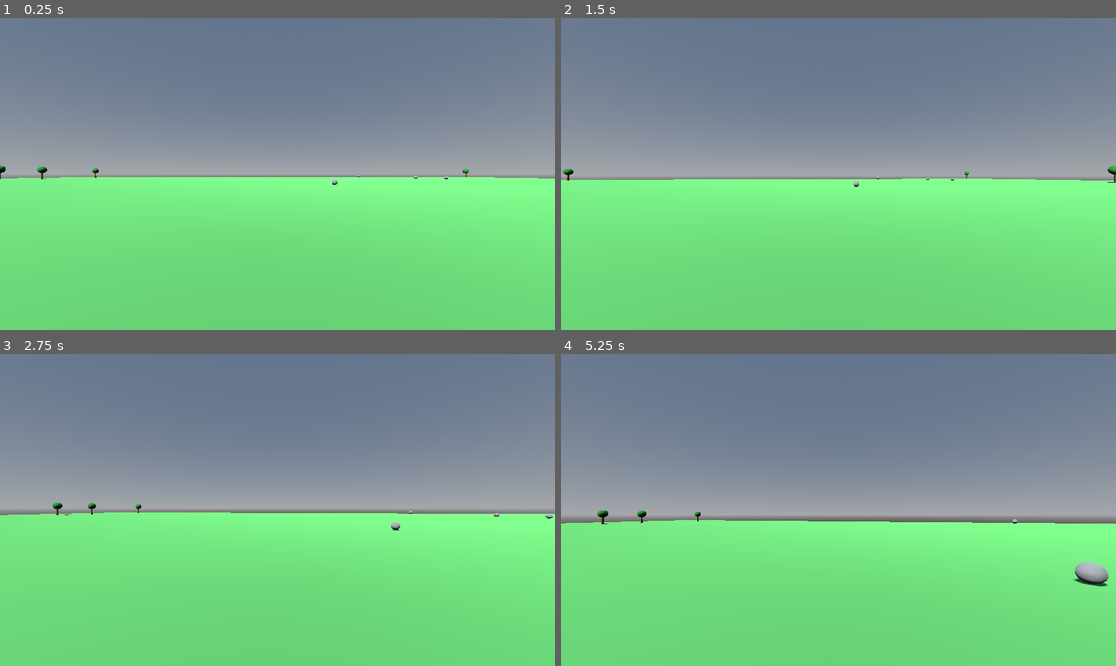
Above: before the commit, frames 1-4 (two rows, left to right).
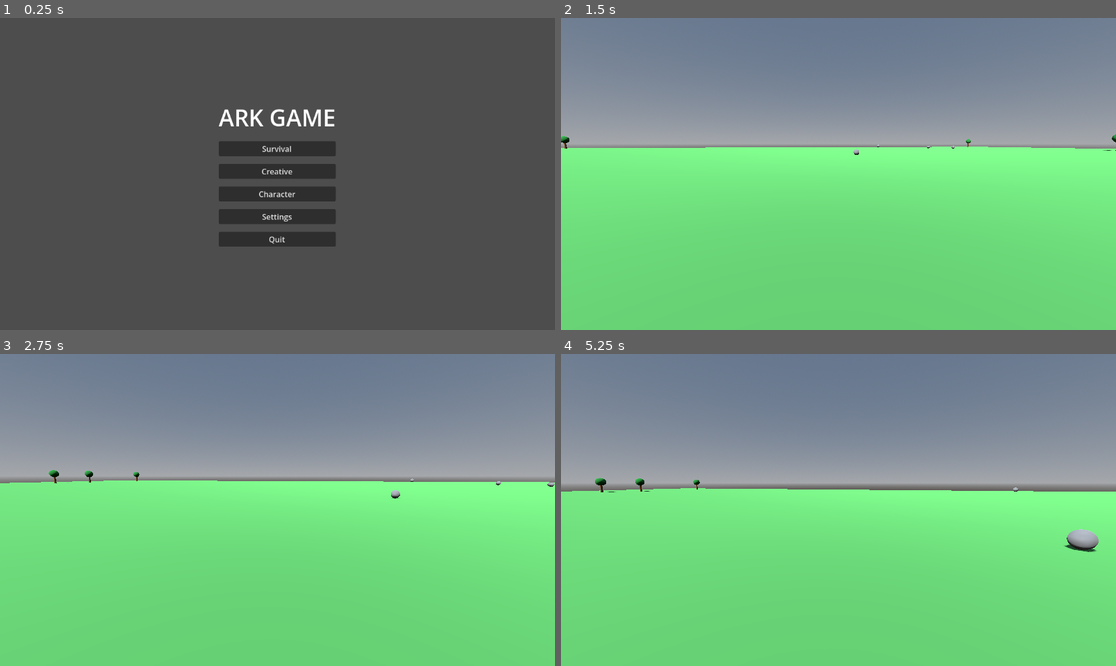
Above: after the commit, the same moments.

Repository: DanielSwick/ark-game
Game: Godot game, scene res://title_screen.tscn
Same seed, same stepped clock (60 frames per second), same inputs: the game is played once before the commit and once after it. Before the commit the project starts from res://main.tscn.
Inputs (mouse positions are in pixels of both pictures, inside the frame that each line leads up to):
- Up to frame 1 (0.25 s): no input
- Up to frame 2 (1.5 s): click (838, 149) at 0.5 s, where only the run after the commit has a clickable "Survival"; tap Enter at 1.25 s; move the mouse to (866, 174) at 1.27 s; hold W from 1.28 s (still down); hold Shift from 1.28 s (still down)
- Up to frame 3 (2.75 s): keep holding W; tap Space at 1.52, 1.55, 1.82, 2.1, 2.27, 2.57 s; move the mouse to (249, 510) at 2.02 s; release Shift at 2.03 s; tap Shift at 2.3 s
- Up to frame 4 (5.25 s): keep holding W; move the mouse to (849, 503) at 2.77 s; hold Shift 2.78-3.53 s; tap Space at 3.05, 3.77, 4.07 s; move the mouse to (832, 516) at 3.52 s; tap Shift at 3.6, 5.1 s; move the mouse to (877, 513) at 4.27 s; hold Space 4.28-5.03 s; move the mouse to (794, 506) at 5.02 s

The runs differ from the first frame. In frame 1, 100% of the frame differs, in the area x 0-100%, y 0-100%; in frame 2, 14%; in frame 3, 14%; in frame 4, 15%.

Commit message:
Milestone 3: title screen with Survival/Creative, Settings, Character menus
Adds a real front-end: title_screen.tscn is now the game's starting
scene instead of dropping straight into the world. Survival and
Creative buttons set the mode and load main.tscn; Character opens a
color picker for the player (stored in Global, not yet drawn on the
player model - there's no visible body mesh until third-person camera
work lands); Settings has a mouse-sensitivity slider that now actually
drives player.gd's look speed instead of a hardcoded constant.

Global is a new autoload (project.godot) holding the chosen mode,
color, and sensitivity so they survive scene changes.

Creative mode is the first real gameplay difference: player.gd now
splits movement into _move_survival (unchanged - gravity/jump) and
_move_creative (free flight, Space up / Shift down, no gravity),
picked at runtime from Global.mode.

Diff:
--- /dev/null
+++ b/character_menu.gd
@@ -0,0 +1,15 @@
+extends Control
+
+@onready var color_picker: ColorPickerButton = $CenterContainer/VBoxContainer/ColorPickerButton
+@onready var preview: ColorRect = $CenterContainer/VBoxContainer/Preview
+
+func _ready() -> void:
+	color_picker.color = Global.player_color
+	preview.color = Global.player_color
+
+func _on_color_picker_button_color_changed(color: Color) -> void:
+	Global.player_color = color
+	preview.color = color
+
+func _on_back_pressed() -> void:
+	get_tree().change_scene_to_file("res://title_screen.tscn")
--- /dev/null
+++ b/character_menu.tscn
@@ -0,0 +1,51 @@
+[gd_scene load_steps=2 format=3]
+
+[ext_resource type="Script" path="res://character_menu.gd" id="1"]
+
+[node name="CharacterMenu" type="Control"]
+layout_mode = 3
+anchors_preset = 15
+anchor_right = 1.0
+anchor_bottom = 1.0
+grow_horizontal = 2
+grow_vertical = 2
+script = ExtResource("1")
+
+[node name="CenterContainer" type="CenterContainer" parent="."]
+layout_mode = 1
+anchors_preset = 15
+anchor_right = 1.0
+anchor_bottom = 1.0
+grow_horizontal = 2
+grow_vertical = 2
+
+[node name="VBoxContainer" type="VBoxContainer" parent="CenterContainer"]
+layout_mode = 2
+theme_override_constants/separation = 16
+alignment = 1
+
+[node name="Title" type="Label" parent="CenterContainer/VBoxContainer"]
+layout_mode = 2
+theme_override_font_sizes/font_size = 36
+text = "Choose Your Look"
+horizontal_alignment = 1
+
+[node name="Preview" type="ColorRect" parent="CenterContainer/VBoxContainer"]
+custom_minimum_size = Vector2(120, 120)
+layout_mode = 2
+size_flags_horizontal = 4
+color = Color(0.2, 0.6, 0.9, 1)
+
+[node name="ColorPickerButton" type="ColorPickerButton" parent="CenterContainer/VBoxContainer"]
+custom_minimum_size = Vector2(200, 50)
+layout_mode = 2
+size_flags_horizontal = 4
+color = Color(0.2, 0.6, 0.9, 1)
+edit_alpha = false
+
+[node name="BackButton" type="Button" parent="CenterContainer/VBoxContainer"]
+layout_mode = 2
+text = "Back"
+
+[connection signal="color_changed" from="CenterContainer/VBoxContainer/ColorPickerButton" to="." method="_on_color_picker_button_color_changed"]
+[connection signal="pressed" from="CenterContainer/VBoxContainer/BackButton" to="." method="_on_back_pressed"]
--- /dev/null
+++ b/global.gd
@@ -0,0 +1,12 @@
+extends Node
+
+# Holds choices made in the menus (which mode, character color, sensitivity)
+# so they survive when we swap between title_screen.tscn, the sub-menus, and
+# main.tscn. Registered as an autoload named "Global" in Project Settings,
+# so every other script can just call Global.mode, Global.player_color, etc.
+
+enum Mode { SURVIVAL, CREATIVE }
+
+var mode: Mode = Mode.SURVIVAL
+var player_color: Color = Color(0.2, 0.6, 0.9)
+var mouse_sensitivity: float = 0.003
--- a/player.gd
+++ b/player.gd
@@ -1,11 +1,14 @@
 extends CharacterBody3D
 
-# First-person character controller: WASD to move, mouse to look, Space to jump.
-# Press Escape to let go of the mouse; click the game window to grab it again.
+# First-person character controller.
+# Survival mode: normal walking, gravity, jump (Space).
+# Creative mode: free flight - Space to rise, Shift to fall, no gravity.
+# Mouse to look around. Press Escape to let go of the mouse; click the
+# game window to grab it again.
 
 const SPEED := 5.0
+const FLY_SPEED := 8.0
 const JUMP_VELOCITY := 4.5
-const MOUSE_SENSITIVITY := 0.003
 const GRAVITY := 9.8
 
 @onready var head: Node3D = $Head
@@ -15,8 +18,8 @@
 
 func _unhandled_input(event: InputEvent) -> void:
 	if event is InputEventMouseMotion and Input.mouse_mode == Input.MOUSE_MODE_CAPTURED:
-		rotate_y(-event.relative.x * MOUSE_SENSITIVITY)
-		head.rotate_x(-event.relative.y * MOUSE_SENSITIVITY)
+		rotate_y(-event.relative.x * Global.mouse_sensitivity)
+		head.rotate_x(-event.relative.y * Global.mouse_sensitivity)
 		head.rotation.x = clamp(head.rotation.x, deg_to_rad(-89), deg_to_rad(89))
 
 	if event is InputEventKey and event.pressed and event.keycode == KEY_ESCAPE:
@@ -26,12 +29,42 @@
 		Input.mouse_mode = Input.MOUSE_MODE_CAPTURED
 
 func _physics_process(delta: float) -> void:
+	if Global.mode == Global.Mode.CREATIVE:
+		_move_creative()
+	else:
+		_move_survival(delta)
+
+func _move_survival(delta: float) -> void:
 	if not is_on_floor():
 		velocity.y -= GRAVITY * delta
 
 	if Input.is_physical_key_pressed(KEY_SPACE) and is_on_floor():
 		velocity.y = JUMP_VELOCITY
 
+	var direction := _movement_direction()
+	if direction != Vector3.ZERO:
+		velocity.x = direction.x * SPEED
+		velocity.z = direction.z * SPEED
+	else:
+		velocity.x = move_toward(velocity.x, 0, SPEED)
+		velocity.z = move_toward(velocity.z, 0, SPEED)
+
+	move_and_slide()
+
+func _move_creative() -> void:
+	var direction := _movement_direction()
+	velocity.x = direction.x * FLY_SPEED
+	velocity.z = direction.z * FLY_SPEED
+
+	velocity.y = 0.0
+	if Input.is_physical_key_pressed(KEY_SPACE):
+		velocity.y += FLY_SPEED
+	if Input.is_physical_key_pressed(KEY_SHIFT):
+		velocity.y -= FLY_SPEED
+
+	move_and_slide()
+
+func _movement_direction() -> Vector3:
 	var input_dir := Vector2.ZERO
 	if Input.is_physical_key_pressed(KEY_W):
 		input_dir.y -= 1
@@ -43,12 +76,4 @@
 		input_dir.x += 1
 	input_dir = input_dir.normalized()
 
-	var direction := (transform.basis * Vector3(input_dir.x, 0, input_dir.y)).normalized()
-	if direction != Vector3.ZERO:
-		velocity.x = direction.x * SPEED
-		velocity.z = direction.z * SPEED
-	else:
-		velocity.x = move_toward(velocity.x, 0, SPEED)
-		velocity.z = move_toward(velocity.z, 0, SPEED)
-
-	move_and_slide()
+	return (transform.basis * Vector3(input_dir.x, 0, input_dir.y)).normalized()
--- a/project.godot
+++ b/project.godot
@@ -7,5 +7,9 @@
 [application]
 
 config/name="Ark Game"
-run/main_scene="res://main.tscn"
+run/main_scene="res://title_screen.tscn"
 config/features=PackedStringArray("4.7", "Forward Plus")
+
+[autoload]
+
+Global="*res://global.gd"
--- /dev/null
+++ b/settings_menu.gd
@@ -0,0 +1,18 @@
+extends Control
+
+@onready var sensitivity_slider: HSlider = $CenterContainer/VBoxContainer/SensitivitySlider
+@onready var sensitivity_label: Label = $CenterContainer/VBoxContainer/SensitivityLabel
+
+func _ready() -> void:
+	sensitivity_slider.value = Global.mouse_sensitivity
+	_update_label()
+
+func _on_sensitivity_slider_value_changed(value: float) -> void:
+	Global.mouse_sensitivity = value
+	_update_label()
+
+func _update_label() -> void:
+	sensitivity_label.text = "Mouse Sensitivity: %.4f" % Global.mouse_sensitivity
+
+func _on_back_pressed() -> void:
+	get_tree().change_scene_to_file("res://title_screen.tscn")
--- /dev/null
+++ b/settings_menu.tscn
@@ -0,0 +1,49 @@
+[gd_scene load_steps=2 format=3]
+
+[ext_resource type="Script" path="res://settings_menu.gd" id="1"]
+
+[node name="SettingsMenu" type="Control"]
+layout_mode = 3
+anchors_preset = 15
+anchor_right = 1.0
+anchor_bottom = 1.0
+grow_horizontal = 2
+grow_vertical = 2
+script = ExtResource("1")
+
+[node name="CenterContainer" type="CenterContainer" parent="."]
+layout_mode = 1
+anchors_preset = 15
+anchor_right = 1.0
+anchor_bottom = 1.0
+grow_horizontal = 2
+grow_vertical = 2
+
+[node name="VBoxContainer" type="VBoxContainer" parent="CenterContainer"]
+custom_minimum_size = Vector2(320, 0)
+layout_mode = 2
+theme_override_constants/separation = 16
+
+[node name="Title" type="Label" parent="CenterContainer/VBoxContainer"]
+layout_mode = 2
+theme_override_font_sizes/font_size = 36
+text = "Settings"
+horizontal_alignment = 1
+
+[node name="SensitivityLabel" type="Label" parent="CenterContainer/VBoxContainer"]
+layout_mode = 2
+text = "Mouse Sensitivity"
+
+[node name="SensitivitySlider" type="HSlider" parent="CenterContainer/VBoxContainer"]
+layout_mode = 2
+min_value = 0.001
+max_value = 0.01
+step = 0.0005
+value = 0.003
+
+[node name="BackButton" type="Button" parent="CenterContainer/VBoxContainer"]
+layout_mode = 2
+text = "Back"
+
+[connection signal="value_changed" from="CenterContainer/VBoxContainer/SensitivitySlider" to="." method="_on_sensitivity_slider_value_changed"]
+[connection signal="pressed" from="CenterContainer/VBoxContainer/BackButton" to="." method="_on_back_pressed"]
--- /dev/null
+++ b/title_screen.gd
@@ -0,0 +1,21 @@
+extends Control
+
+# The first thing players see. Survival/Creative jump straight into the
+# world; Character/Settings open a sub-menu first.
+
+func _on_survival_pressed() -> void:
+	Global.mode = Global.Mode.SURVIVAL
+	get_tree().change_scene_to_file("res://main.tscn")
+
+func _on_creative_pressed() -> void:
+	Global.mode = Global.Mode.CREATIVE
+	get_tree().change_scene_to_file("res://main.tscn")
+
+func _on_character_pressed() -> void:
+	get_tree().change_scene_to_file("res://character_menu.tscn")
+
+func _on_settings_pressed() -> void:
+	get_tree().change_scene_to_file("res://settings_menu.tscn")
+
+func _on_quit_pressed() -> void:
+	get_tree().quit()
--- /dev/null
+++ b/title_screen.tscn
@@ -0,0 +1,61 @@
+[gd_scene load_steps=2 format=3]
+
+[ext_resource type="Script" path="res://title_screen.gd" id="1"]
+
+[node name="TitleScreen" type="Control"]
+layout_mode = 3
+anchors_preset = 15
+anchor_right = 1.0
+anchor_bottom = 1.0
+grow_horizontal = 2
+grow_vertical = 2
+script = ExtResource("1")
+
+[node name="CenterContainer" type="CenterContainer" parent="."]
+layout_mode = 1
+anchors_preset = 15
+anchor_right = 1.0
+anchor_bottom = 1.0
+grow_horizontal = 2
+grow_vertical = 2
+
+[node name="VBoxContainer" type="VBoxContainer" parent="CenterContainer"]
+layout_mode = 2
+theme_override_constants/separation = 16
+
+[node name="Title" type="Label" parent="CenterContainer/VBoxContainer"]
+layout_mode = 2
+theme_override_font_sizes/font_size = 48
+text = "ARK GAME"
+horizontal_alignment = 1
+
+[node name="SurvivalButton" type="Button" parent="CenterContainer/VBoxContainer"]
+custom_minimum_size = Vector2(220, 0)
+layout_mode = 2
+text = "Survival"
+
+[node name="CreativeButton" type="Button" parent="CenterContainer/VBoxContainer"]
+custom_minimum_size = Vector2(220, 0)
+layout_mode = 2
+text = "Creative"
+
+[node name="CharacterButton" type="Button" parent="CenterContainer/VBoxContainer"]
+custom_minimum_size = Vector2(220, 0)
+layout_mode = 2
+text = "Character"
+
+[node name="SettingsButton" type="Button" parent="CenterContainer/VBoxContainer"]
+custom_minimum_size = Vector2(220, 0)
+layout_mode = 2
+text = "Settings"
+
+[node name="QuitButton" type="Button" parent="CenterContainer/VBoxContainer"]
+custom_minimum_size = Vector2(220, 0)
+layout_mode = 2
+text = "Quit"
+
+[connection signal="pressed" from="CenterContainer/VBoxContainer/SurvivalButton" to="." method="_on_survival_pressed"]
+[connection signal="pressed" from="CenterContainer/VBoxContainer/CreativeButton" to="." method="_on_creative_pressed"]
+[connection signal="pressed" from="CenterContainer/VBoxContainer/CharacterButton" to="." method="_on_character_pressed"]
+[connection signal="pressed" from="CenterContainer/VBoxContainer/SettingsButton" to="." method="_on_settings_pressed"]
+[connection signal="pressed" from="CenterContainer/VBoxContainer/QuitButton" to="." method="_on_quit_pressed"]
